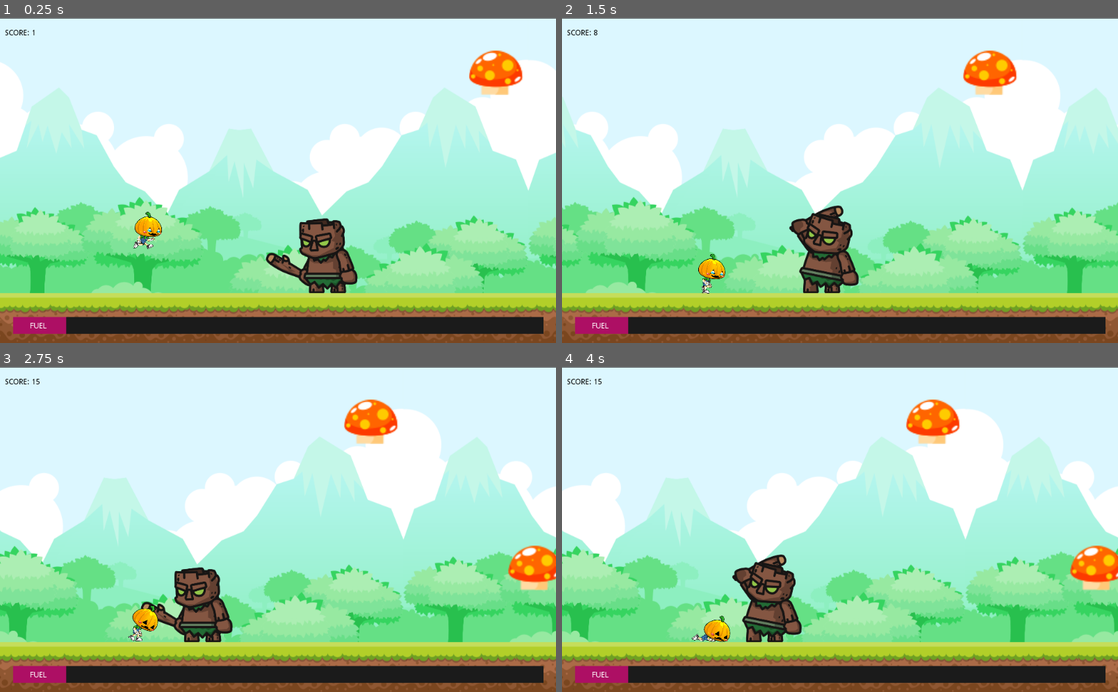
Above: before the commit, frames 1-4 (two rows, left to right).
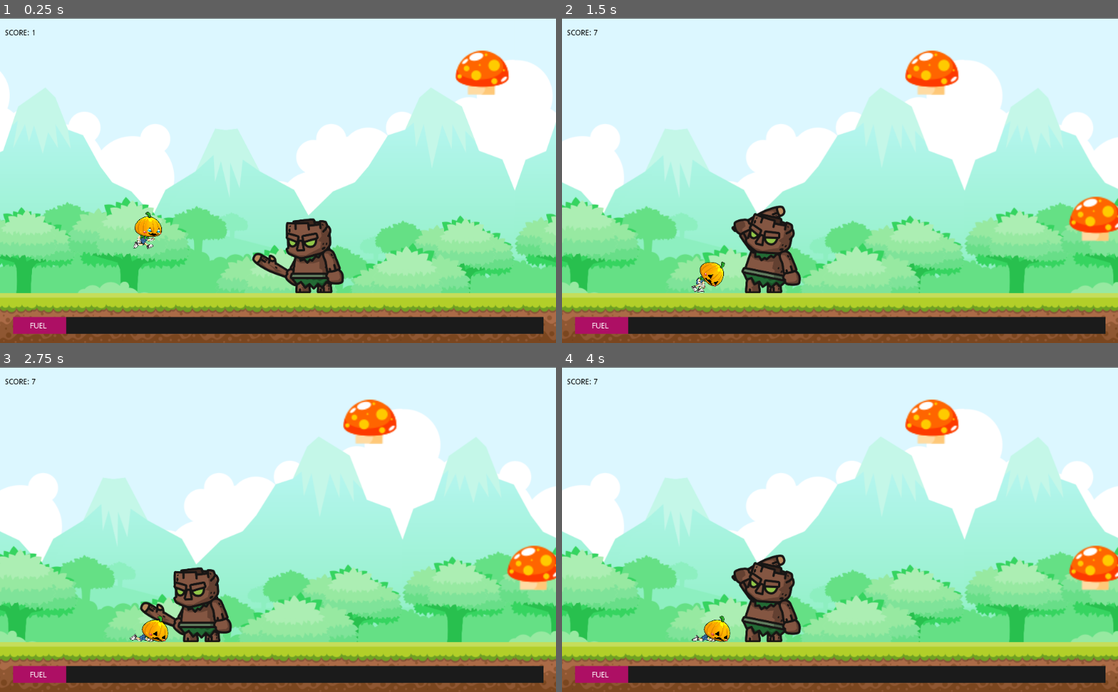
Above: after the commit, the same moments.

Repository: erick29496/godotGame
Game: Godot game, scene res://scenes/Game.tscn
Same seed, same stepped clock (60 frames per second), same inputs: the game is played once before the commit and once after it.
Inputs:
- Up to frame 1 (0.25 s): no input
- Up to frame 2 (1.5 s): tap Space (ui_select) at 0.77 s
- Up to frame 3 (2.75 s): tap Space (ui_select) at 1.52 s
- Up to frame 4 (4 s): tap Space (ui_select) at 3.02, 3.77 s

The runs differ from the first frame. In frame 1, 16% of the frame differs, in the area x 0-100%, y 9-100%; in frame 2, 36%, in the area x 0-100%, y 3-95%; in frame 3, 3.0%; in frame 4, 2.6%.

Commit message:
Modify camera speed

Diff:
--- a/game/scripts/camera.gd
+++ b/game/scripts/camera.gd
@@ -2,7 +2,7 @@
 
 const SPEED_INCREASE = 20
 
-var WALK_SPEED = 100
+var WALK_SPEED = 200
 var time = 0
 var futureTime = 0
 
